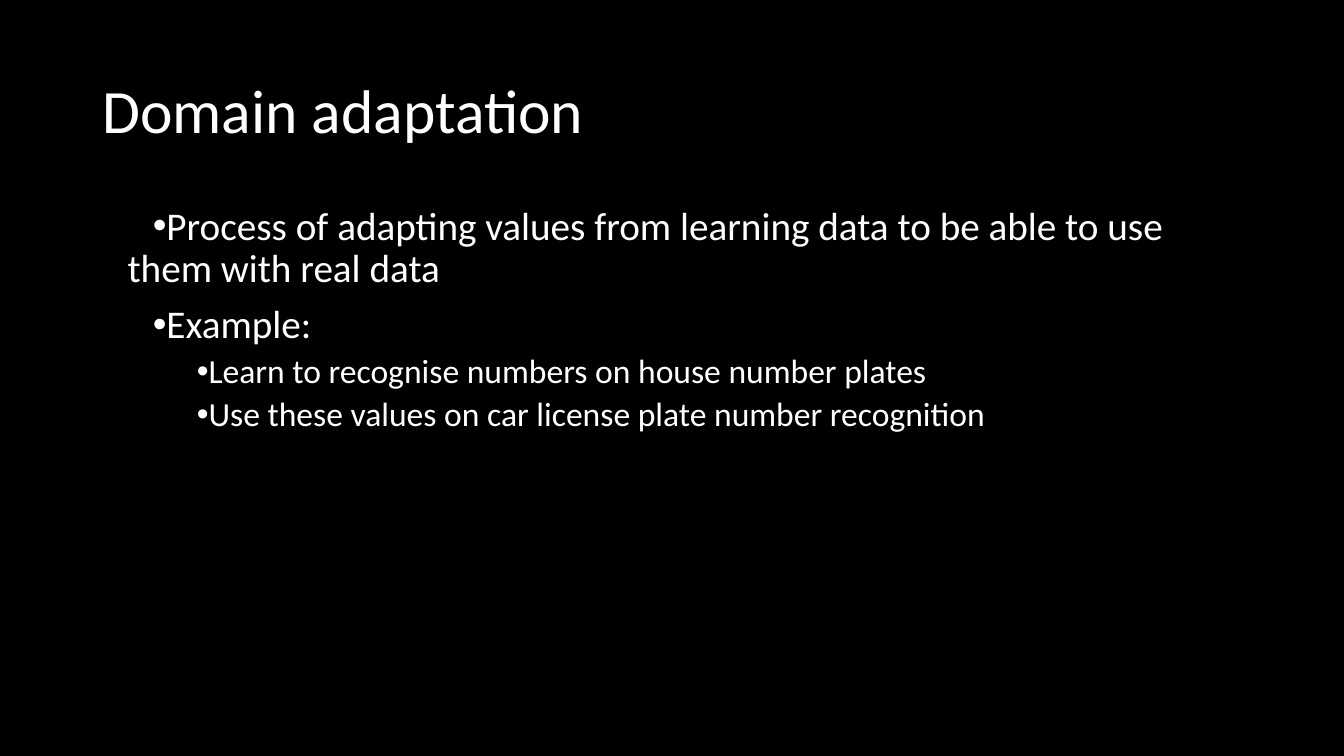
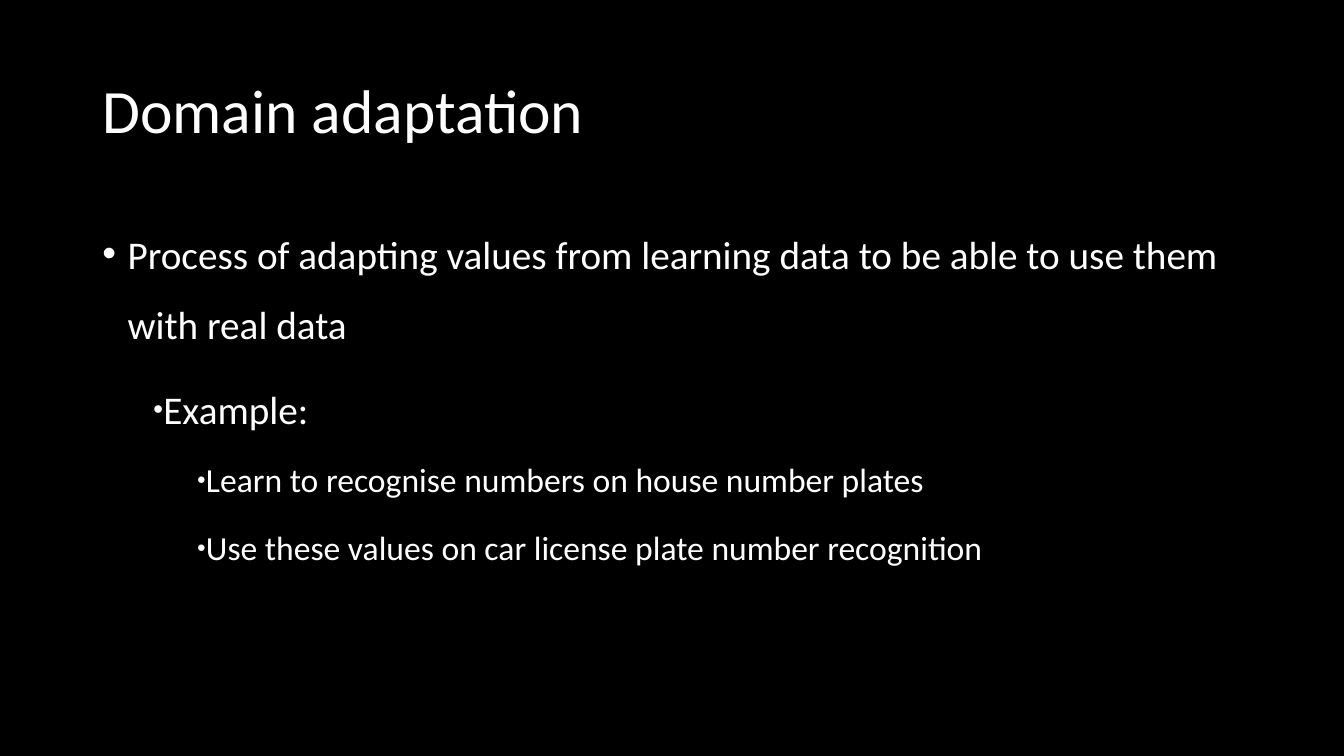
Before and after one commit to Raamxie/DomainAdaptation, a slide deck: slide 6 of docs/Presentations/BSIntro.odp. Drawn at 1344x756 pixels with LibreOffice and Linux fonts; fonts in the diff are those of the drawing. Boxes give left, top, right and bottom in pixels: in the first picture for what was removed or moved away, otherwise in the second. Text is boxed around its words. In the diff, an @@ line names an element or a change of style, - is before the commit and + after.

```diff
--- a/docs/Presentations/BSIntro.odp
+++ b/docs/Presentations/BSIntro.odp
@@ text "Process of adapting values from ..." at (x1=128, y1=241, x2=1217, y2=566): indent changed; line spacing 0.9 to 1.5; bullet • to ●; list level 1 to 2 in "Example:" @@
```
Also in this commit, not shown: 5 other slides changed, 1 slide added.
